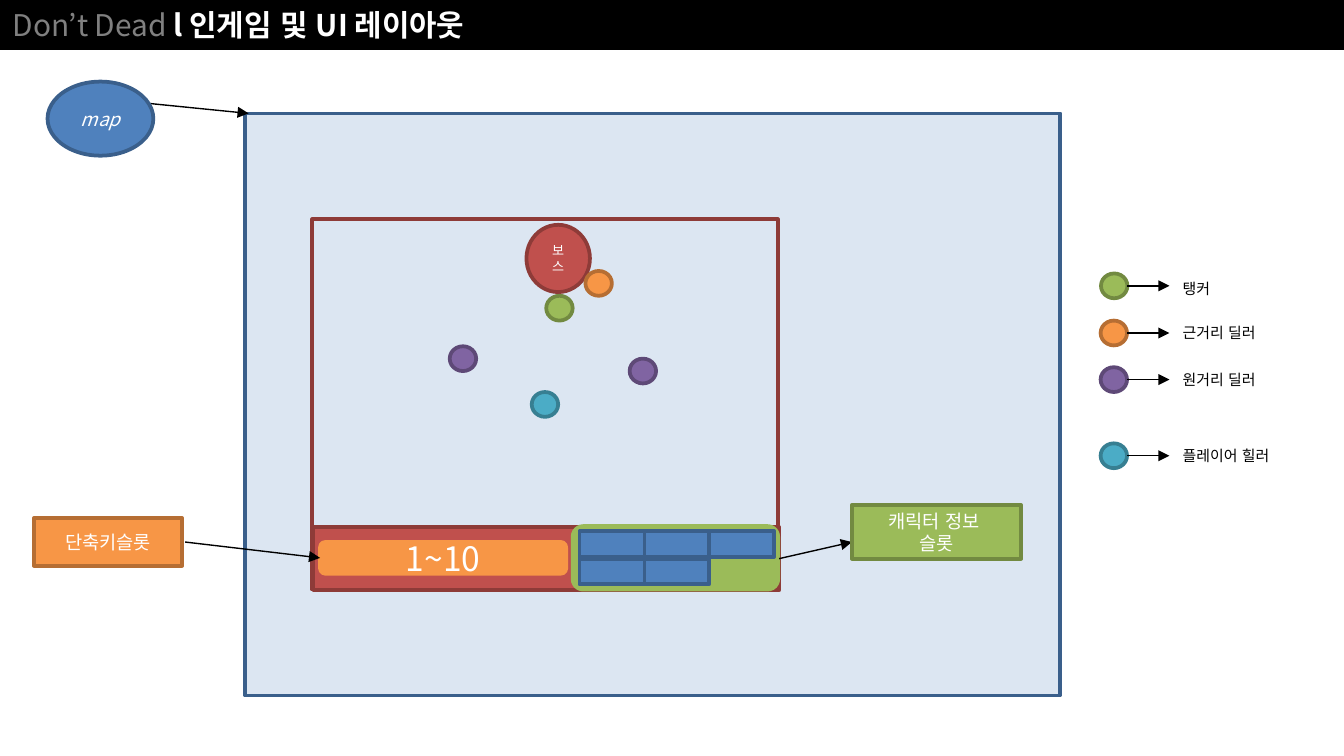
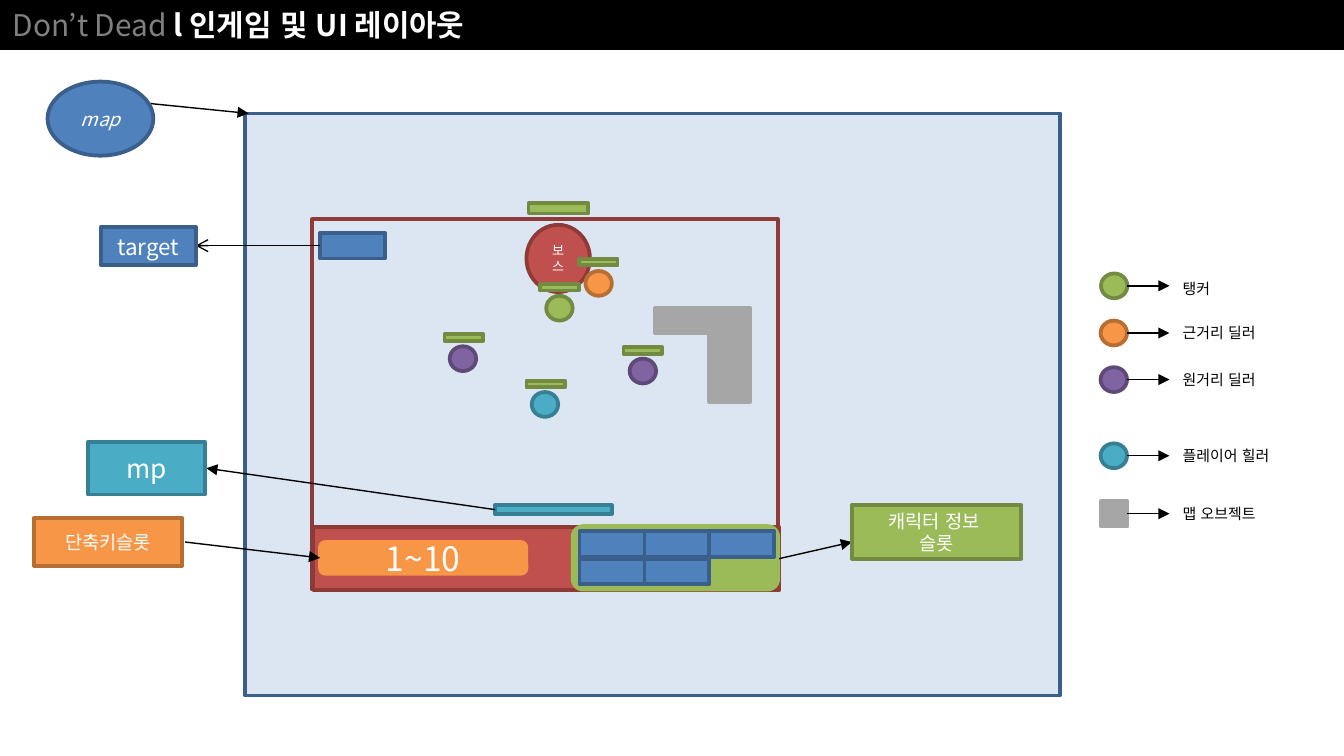
Before and after one commit to NoahCalhoun/DontDie, a slide deck: slide 5 of DDDocument/Don't Die ProtoType.pptx. Drawn at 1344x756 pixels with LibreOffice and Linux fonts; fonts in the diff are those of the drawing. Boxes give left, top, right and bottom in pixels: in the first picture for what was removed or moved away, otherwise in the second. Text is boxed around its words. In the diff, an @@ line names an element or a change of style, - is before the commit and + after.

Commit message:
doc
added

```diff
--- a/DDDocument/Don't Die ProtoType.pptx
+++ b/DDDocument/Don't Die ProtoType.pptx
@@ rectangle added at [528, 203, 587, 214], fill #9BBB59, outline #738A42 2 pt @@
@@ rectangle added at [101, 227, 196, 266], fill #4F81BD, outline #3A5F8C 2 pt, 12 pt, text #FFFFFF @@
+target
@@ rectangle added at [320, 233, 384, 258], fill #4F81BD, outline #3A5F8C 2 pt @@
@@ arrow added from (320, 246) to (196, 246), #000000 0.75 pt @@
@@ rectangle added at [579, 258, 618, 265], fill #9BBB59, outline #738A42 2 pt @@
@@ rectangle added at [540, 284, 579, 290], fill #9BBB59, outline #738A42 2 pt @@
@@ rectangle added at [655, 308, 750, 332], fill #A6A6A6, outline #A6A6A6 2 pt @@
@@ rectangle added at [445, 335, 484, 341], fill #9BBB59, outline #738A42 2 pt @@
@@ rectangle added at [624, 347, 663, 353], fill #9BBB59, outline #738A42 2 pt @@
@@ rectangle added at [710, 332, 751, 402], fill #A6A6A6, outline #A6A6A6 2 pt @@
@@ rectangle added at [527, 380, 566, 387], fill #9BBB59, outline #738A42 2 pt @@
@@ rectangle added at [87, 442, 204, 495], fill #4BACC6, outline #377F92 2 pt, 14 pt, text #FFFFFF @@
+mp
@@ arrow added from (495, 509) to (207, 468), #000000 0.75 pt @@
@@ rectangle added at [495, 505, 612, 513], fill #4BACC6, outline #377F92 2 pt @@
@@ rectangle added at [1101, 501, 1128, 526], fill #A6A6A6, outline #A6A6A6 2 pt @@
@@ text added at [1183, 506, 1256, 521], 8 pt, text #000000 @@
+맵 오브젝트
@@ rounded rectangle "1~10": place and size @@
-rounded rectangle "1~10" at [320, 542, 566, 574]
+rounded rectangle "1~10" at [320, 542, 527, 574]
@@ arrow added from (1128, 513) to (1169, 513), #000000 0.75 pt @@
```
Also in this commit, not shown: 3 other slides changed, 3 slides added.
